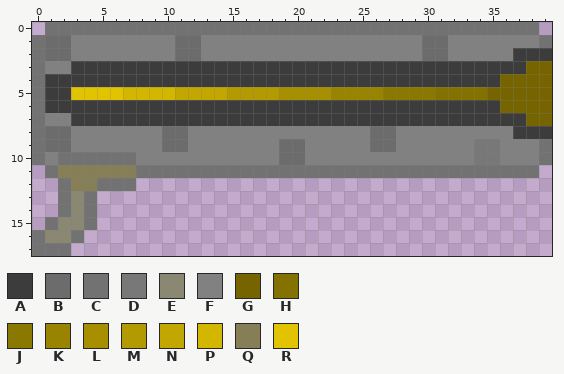
One commit to this pixel-art sprite: Items/RG.png. Above: the version before the commit.
The file is 40x18 pixels. Colours within 5 levels of each other are drawn and written as one.
Palette (. is transparent): A #3c3c3c  B #6c6c6c  C #727272  D #787878  E #8a8773  F #818181  G #756400  H #837100  J #8b7800  K #998400  L #a79000  M #b39a00  N #c2a700  P #d3b600  Q #857e56  R #e2c300
Pixels before, first column x 0:
 0 .CCCCCCCCCCCCCCCCCCCCCCCCCCCCCCCCCCCCCC.
 1 CBBFFFFFFFFBBFFFFFFFFFFFFFFFFFBBFFFFFFFC
 2 CBBFFFFFFFFBBFFFFFFFFFFFFFFFFFBBFFFFFAAA
 3 CFFAAAAAAAAAAAAAAAAAAAAAAAAAAAAAAAAAAAGG
 4 CAAAAAAAAAAAAAAAAAAAAAAAAAAAAAAAAAAAGGGG
 5 CAARRRRPPPPNNNNMMMMLLLLKKKKJJJJHHHHGGGGG
 6 CAAAAAAAAAAAAAAAAAAAAAAAAAAAAAAAAAAAGGGG
 7 CFFAAAAAAAAAAAAAAAAAAAAAAAAAAAAAAAAAAAGG
 8 CBBFFFFFFFBBFFFFFFFFFFFFFFBBFFFFFFFFFAAA
 9 CBBFFFFFFFBBFFFFFFFBBFFFFFBBFFFFFFDDFFFC
10 CFCCCCCCFFFFFFFFFFFBBFFFFFFFFFFFFFDDFFFC
11 .CQQQQQQCCCCCCCCCCCCCCCCCCCCCCCCCCCCCCC.
12 ..CQQCCC................................
13 ..CEC...................................
14 ..CEC...................................
15 .CEEC...................................
16 CEEC....................................
17 CCC.....................................
New version:
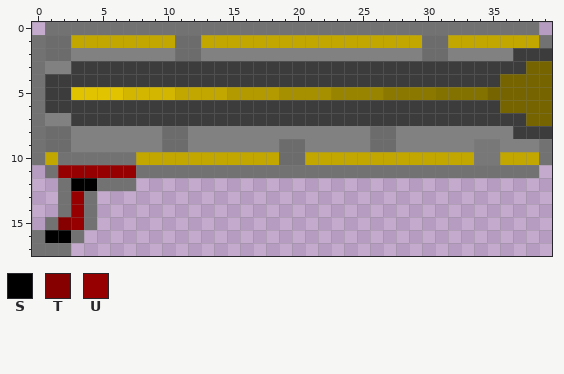
Colours new in this view: S #000000  T #860000  U #960000
Difference:
y 1: x 3..10 FFFFFFFF -> NNNNNNNN; x 13..29 FFFFFFFFFFFFFFFFF -> NNNNNNNNNNNNNNNNN; x 32..38 FFFFFFF -> NNNNNNN
y 10: x 1 F -> N; x 8..18 FFFFFFFFFFF -> NNNNNNNNNNN; x 21..33 FFFFFFFFFFFFF -> NNNNNNNNNNNNN; x 36..38 FFF -> NNN
y 11: x 2..7 QQQQQQ -> UUUUUU
y 12: x 3..4 QQ -> SS
y 13..14: x 3 E -> U
y 15: x 2..3 EE -> TU
y 16: x 1..2 EE -> SS
Changed places in both pictures, as pixel boxes (x1, y1, x2, y2):
changed: (71, 35, 539, 48)
changed: (45, 152, 539, 243)
